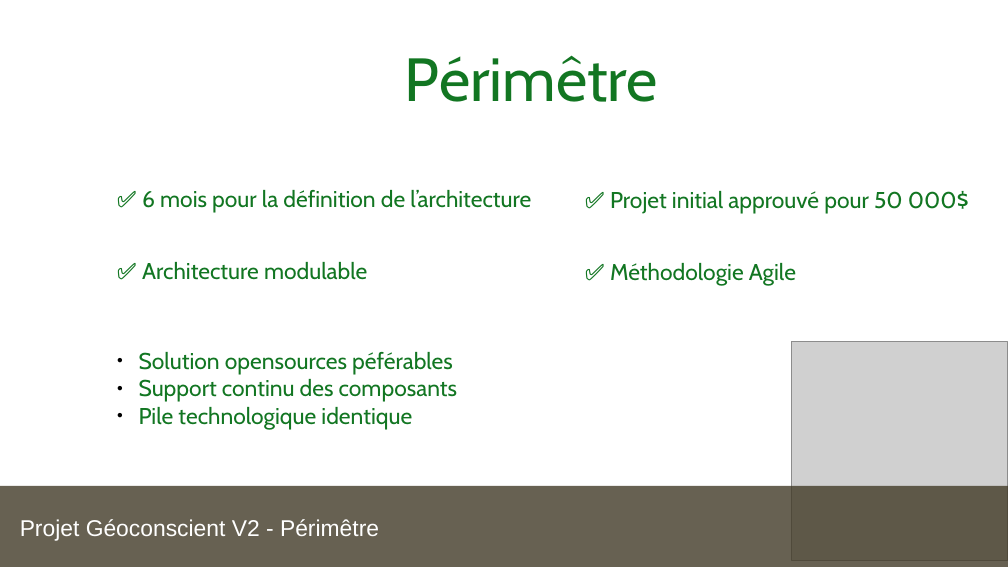
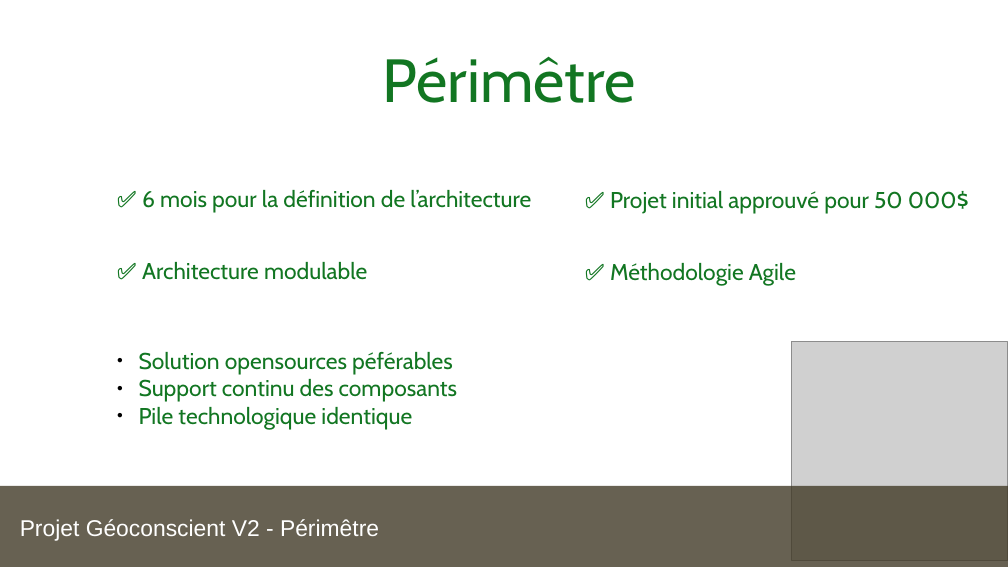
Before and after one commit to etcomment/OCR_f00sus_, a slide deck: slide 4 of presentation.odp. Drawn at 1008x567 pixels with LibreOffice and Linux fonts; fonts in the diff are those of the drawing; grey boxes stand for pictures. Boxes give left, top, right and bottom in pixels: in the first picture for what was removed or moved away, otherwise in the second. Text is boxed around its words. In the diff, an @@ line names an element or a change of style, - is before the commit and + after.

```diff
--- a/presentation.odp
+++ b/presentation.odp
@@ text "Périmêtre": place and size @@
-text "Périmêtre" at [405, 55, 658, 102]
+text "Périmêtre" at [383, 56, 636, 103]
```
Also in this commit, not shown: 6 other slides changed.
